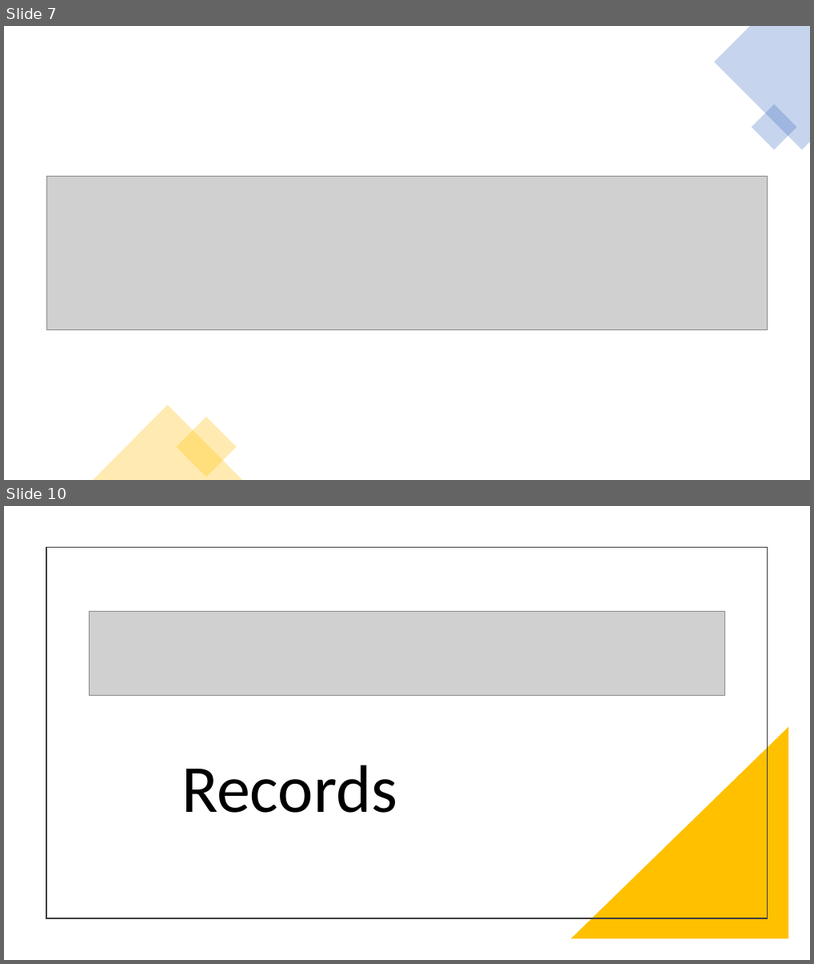
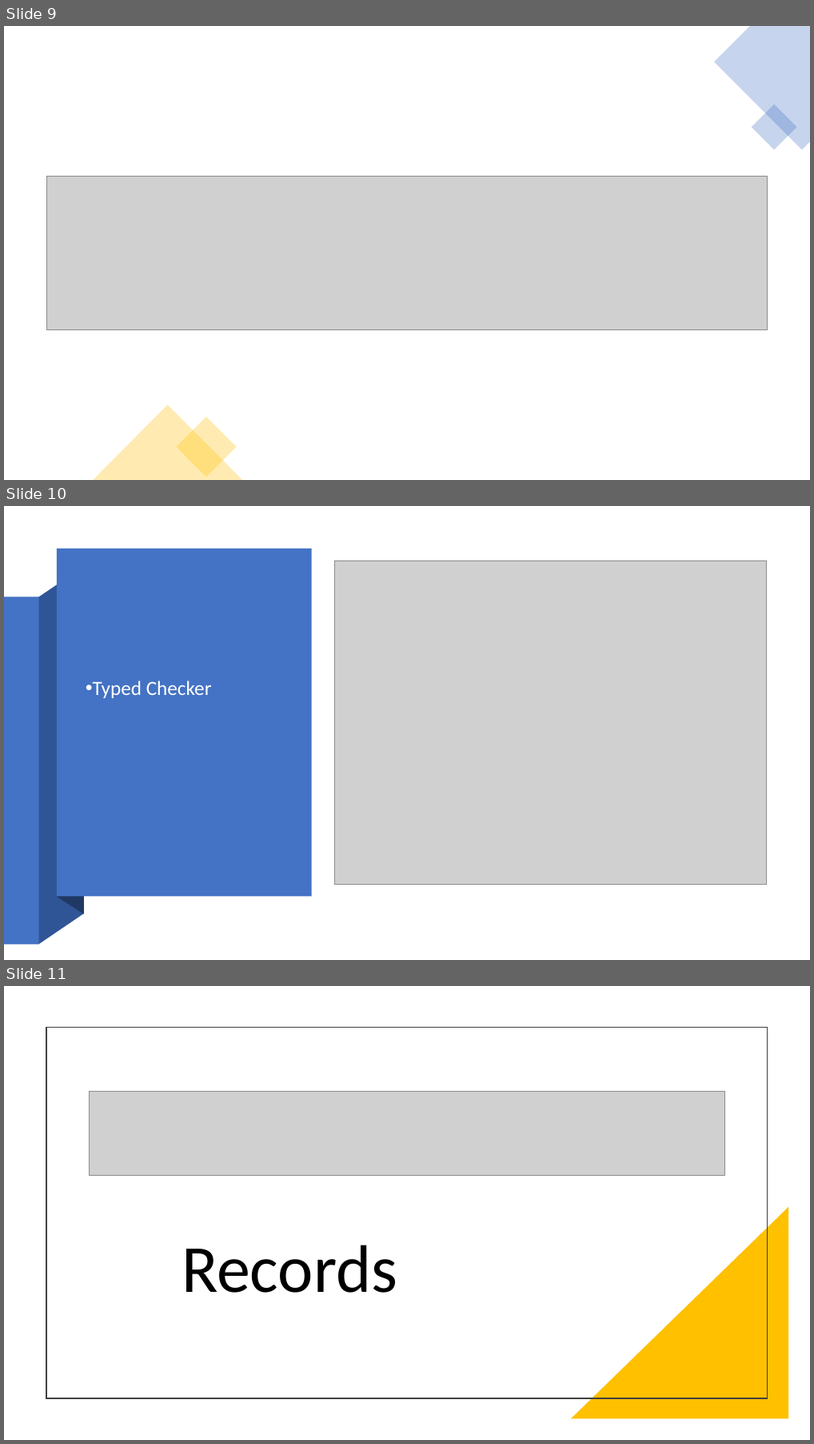
Before and after one commit to JDev2001/JavaCompiler_TINF2020, a slide deck: Präsentation.pptx. Shown one above the other, each under a label of ours: slides 7 and 10 before the commit, slides 9, 10 and 11 after it; the slides between them are not shown. The pictures are 814x964 and 814x1444 pixels, drawn with LibreOffice and Linux fonts; fonts in the diff are those of the drawing; grey boxes stand for pictures. Boxes give left, top, right and bottom in pixels: in the first picture for what was removed or moved away, otherwise in the second. Text is boxed around its words. In the diff, an @@ line names an element or a change of style, - is before the commit and + after.

```diff
--- a/Präsentation.pptx
+++ b/Präsentation.pptx
@@ slide 10 added at <box>4,506,810,960</box>, background #FFFFFF @@
@@ rectangle added at <box>57,548,312,896</box>, fill #4472C4 @@
@@ freeform shape added at <box>58,548,85,914</box>, fill #203864 @@
@@ freeform shape added at <box>38,567,84,944</box>, fill #2F5597 @@
@@ picture added at <box>335,560,767,884</box> @@
@@ rectangle added at <box>4,596,39,944</box>, fill #4472C4 @@
@@ text added at <box>93,680,212,698</box>, 24 pt, text #FEFFFF @@
+• Typed Checker
@@ what was slide 7 is now slide 9 @@
@@ what was slide 10 is now slide 11 @@
```
Also in this commit, not shown: 1 slide changed, 2 other slides added, 2 slides removed.
